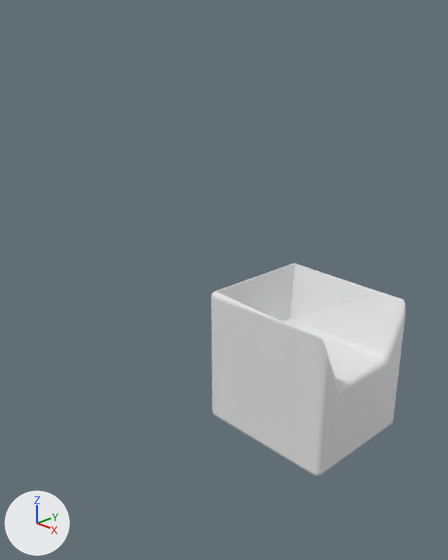
Before and after pictures for a commit that changed the Blender file Assets/Chair.blend.
Rendered twice from a 50 mm camera at (2.82, -2.54, 2.24) aimed at (0.12, 0.03, 0.79). The axes (+X, +Y, +Z) are drawn at lower left. The lights are the same throughout. The first picture is the older version.
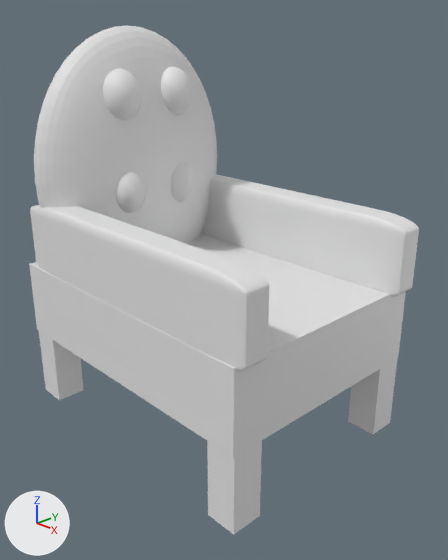
What differs and where, as boxes (x1, y1, x2, y2) in the pictures (448 x 560 px):
'Cube', reshaped, moved, rescaled, modifiers changed (94% wider): before (211, 263, 405, 476); after (29, 234, 406, 458)
'Cube.003', added: after (34, 25, 217, 244)
'Cube.001', added: after (30, 205, 269, 371)
'Cube.002', added: after (200, 174, 419, 297)
'Cube.011', added: after (207, 441, 262, 534)
'Cube.010', added: after (348, 359, 397, 434)
'Cube.008', added: after (39, 331, 84, 400)
'Cube.005', added: after (103, 69, 142, 120)
'Cube.004', added: after (161, 67, 193, 115)
'Cube.006', added: after (116, 171, 146, 213)
'Cube.007', added: after (171, 163, 194, 202)
part 1 of me_cube, built on: before (212, 263, 405, 476); after (30, 234, 406, 458)

Edits to the bpy script that builds the scene:
```text
Change me_cube:
    used by ob_cube; location = (0.485, 0.429, 0.202); scale = (0.486, 0.429, 0.479)
    remove me_cube.from_pydata(...)  # 15 vertices, 9 faces; spans x -1.0..1.0, y -1.0..1.0, z -1.0..1.0
    remove me_cube.materials.append(mat_material)  # white #e7e7e7
    add me_cube.from_pydata(...)  # 8 vertices, 6 faces; spans x -1.0..1.0, y -1.0..1.0, z -1.0..1.0
    me_cube part 1
    7 vertices are removed from x -0.71..1.0, y -0.6..1.0, z 0.2..1.0
    6 faces are deleted
    3 new faces join them
Add me_cube_014:
    me_cube_014.from_pydata(...)  # a box spanning x -1.0..1.0, y -1.0..1.0, z -1.0..1.0
Change ob_cube:
    remove _m = ob_cube.modifiers.new('Bevel', 'BEVEL')
    remove _m.segments = 55
    ob_cube.location: (0.485, 0.429, 0.202) -> (0.0, 0.0, 0.549)
    ob_cube.scale: (0.486, 0.429, 0.479) -> (1.0, 0.75, 0.25)
Add ob_cube_011:
    ob_cube_011 = bpy.data.objects.new('Cube.011', me_cube_014)
    ob_cube_011.location = (0.899, -0.642, 0.057)
    ob_cube_011.scale = (0.1, 0.1, 0.25)
Add ob_cube_010:
    ob_cube_010 = bpy.data.objects.new('Cube.010', me_cube_014.copy())
    ob_cube_010.location = (0.899, 0.643, 0.057)
    ob_cube_010.scale = (0.1, 0.1, 0.25)
Add ob_cube_008:
    ob_cube_008 = bpy.data.objects.new('Cube.008', me_cube_014.copy())
    ob_cube_008.location = (-0.895, -0.642, 0.057)
    ob_cube_008.scale = (0.1, 0.1, 0.25)
Add ob_cube_002:
    ob_cube_002 = bpy.data.objects.new('Cube.002', me_cube_014.copy())
    ob_cube_002.location = (0.05, 0.659, 0.998)
    ob_cube_002.scale = (1.0, 0.1, 0.25)
    _m = ob_cube_002.modifiers.new('Bevel', 'BEVEL')
    _m.width = 0.28
    _m.width_pct = 0.28
    _m.segments = 66
    _m.angle_limit = 0.0
Add ob_cube_007:
    ob_cube_007 = bpy.data.objects.new('Cube.007', me_cube_014.copy())
    ob_cube_007.location = (-0.584, 0.219, 1.293)
    ob_cube_007.scale = (0.133, 0.13, 0.158)
    _m = ob_cube_007.modifiers.new('Bevel', 'BEVEL')
    _m.width = 1.69
    _m.width_pct = 1.69
    _m.segments = 100
Add ob_cube_006:
    ob_cube_006 = bpy.data.objects.new('Cube.006', me_cube_014.copy())
    ob_cube_006.location = (-0.584, -0.205, 1.293)
    ob_cube_006.scale = (0.133, 0.13, 0.158)
    _m = ob_cube_006.modifiers.new('Bevel', 'BEVEL')
    _m.width = 1.69
    _m.width_pct = 1.69
    _m.segments = 100
Add ob_cube_004:
    ob_cube_004 = bpy.data.objects.new('Cube.004', me_cube_014.copy())
    ob_cube_004.location = (-0.584, 0.219, 1.901)
    ob_cube_004.scale = (0.133, 0.13, 0.158)
    _m = ob_cube_004.modifiers.new('Bevel', 'BEVEL')
    _m.width = 1.69
    _m.width_pct = 1.69
    _m.segments = 100
Add ob_cube_005:
    ob_cube_005 = bpy.data.objects.new('Cube.005', me_cube_014.copy())
    ob_cube_005.location = (-0.584, -0.205, 1.901)
    ob_cube_005.scale = (0.133, 0.13, 0.158)
    _m = ob_cube_005.modifiers.new('Bevel', 'BEVEL')
    _m.width = 1.69
    _m.width_pct = 1.69
    _m.segments = 100
Add ob_cube_003:
    ob_cube_003 = bpy.data.objects.new('Cube.003', me_cube_014.copy())
    ob_cube_003.location = (-0.76, 0.0, 1.397)
    ob_cube_003.scale = (0.256, 0.75, 0.917)
    _m = ob_cube_003.modifiers.new('Bevel', 'BEVEL')
    _m.width = 1.69
    _m.width_pct = 1.69
    _m.segments = 100
Add ob_cube_001:
    ob_cube_001 = bpy.data.objects.new('Cube.001', me_cube_014.copy())
    ob_cube_001.location = (0.05, -0.648, 0.998)
    ob_cube_001.scale = (1.0, 0.1, 0.25)
    _m = ob_cube_001.modifiers.new('Bevel', 'BEVEL')
    _m.width = 0.28
    _m.width_pct = 0.28
    _m.segments = 66
    _m.angle_limit = 0.0
```
